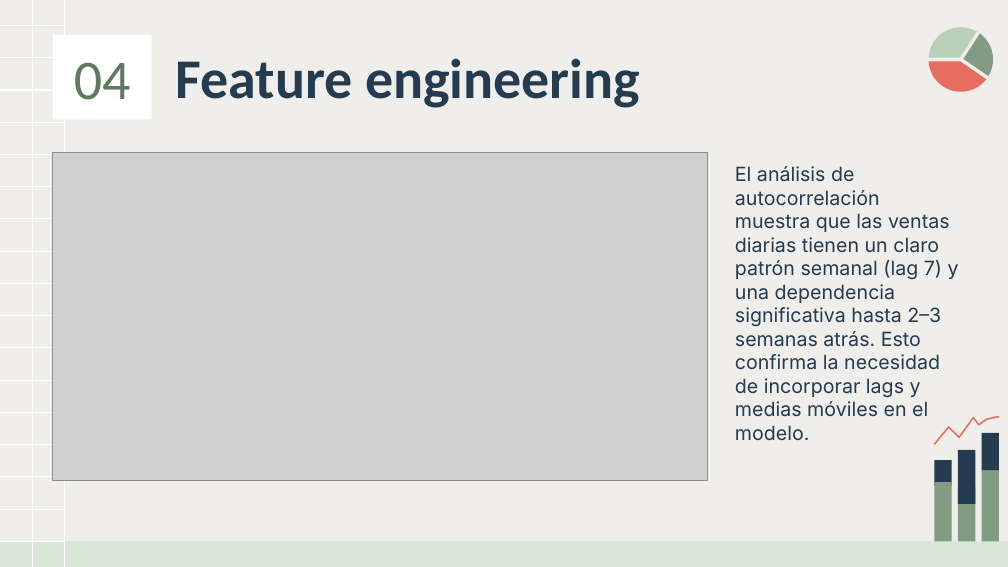
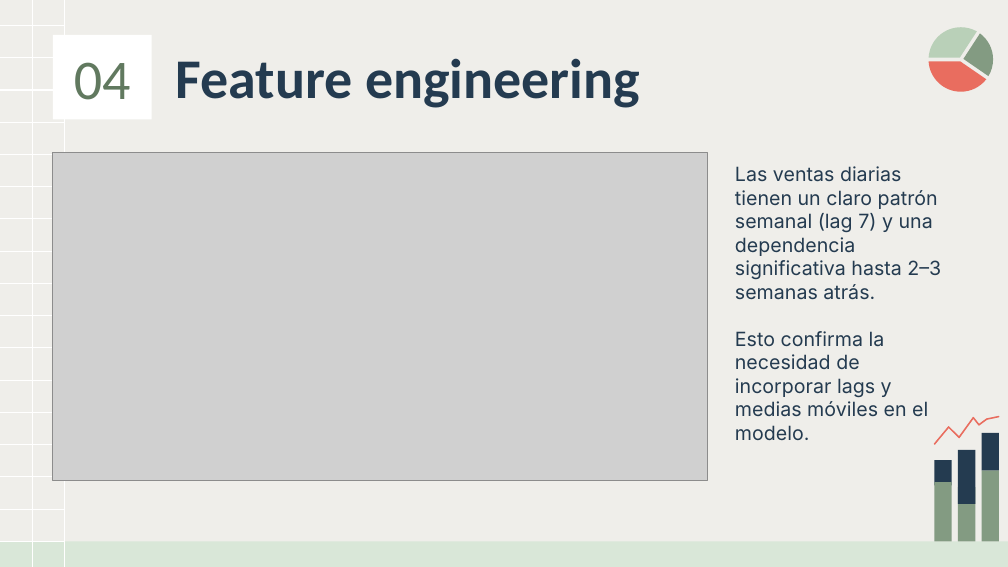
Before and after one commit to anagu89/Machine_Learning, a slide deck: slide 6 of docs/ds.pptx. Drawn at 1008x567 pixels with LibreOffice and Linux fonts; fonts in the diff are those of the drawing; grey boxes stand for pictures. Boxes give left, top, right and bottom in pixels: in the first picture for what was removed or moved away, otherwise in the second. Text is boxed around its words. In the diff, an @@ line names an element or a change of style, - is before the commit and + after.

```diff
--- a/docs/ds.pptx
+++ b/docs/ds.pptx
@@ subtitle at <box>735,166,941,440</box>: text changed @@
-El análisis de autocorrelación muestra que las ventas diarias tienen un claro patrón semanal (lag 7) y una dependencia significativa hasta 2–3 semanas atrás. Esto confirma la necesidad de incorporar lags y medias móviles en el modelo.
+Las ventas diarias tienen un claro patrón semanal (lag 7) y una dependencia significativa hasta 2–3 semanas atrás.
+Esto confirma la necesidad de incorporar lags y medias móviles en el modelo.
```
Also in this commit, not shown: 2 other slides changed.
